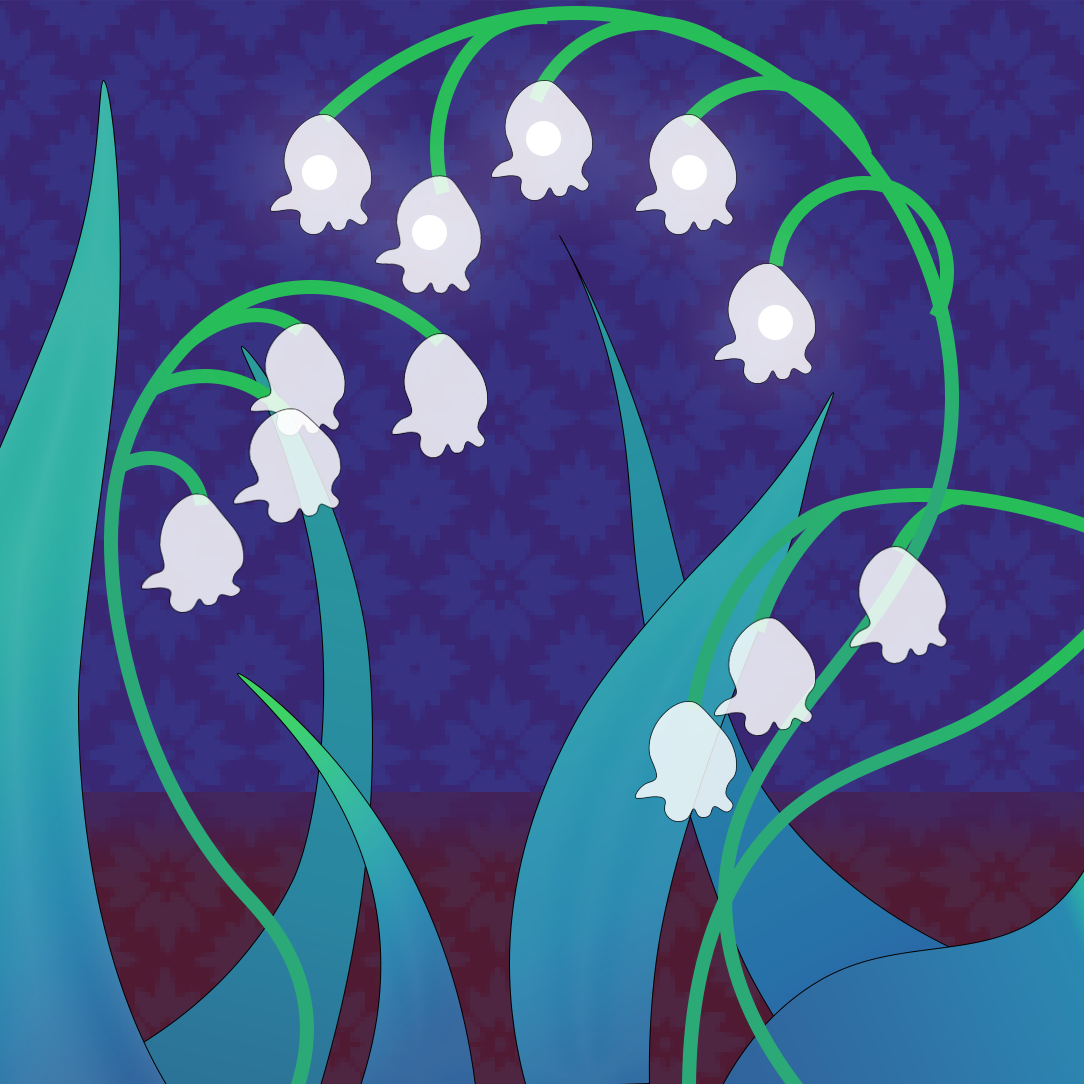
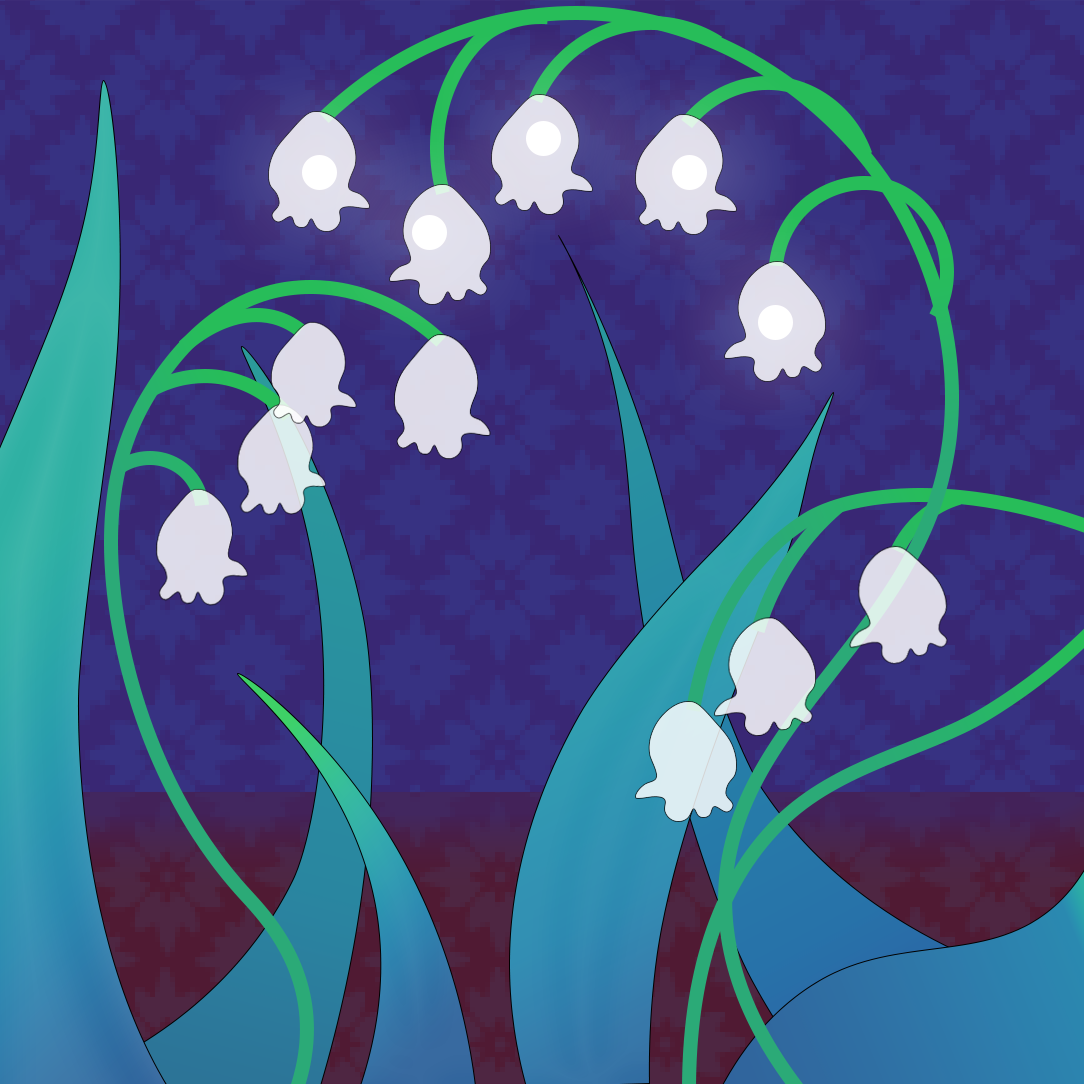
Layers edited between the first and the second w=1084, h=1084 image:
renamed "铃兰花2" to "图层 4", painted on it over 141, 321, 491, 613
added layer "图层 9" above "图层 8" over 268, 111, 370, 232
added layer "图层 8" above "图层 7" over 491, 94, 593, 215
added layer "图层 7" above "图层 6" over 389, 184, 491, 305
added layer "图层 6" above "图层 5" over 635, 114, 737, 235
added layer "图层 5" above "铃兰花2" over 724, 261, 826, 382
hid "铃兰花2" (2nd of 2) over 270, 80, 816, 384
painted on "树叶5" over 111, 516, 166, 960
painted on "树叶3" over 626, 466, 781, 1017
painted on "树叶2" over 558, 235, 950, 1017
painted on "树叶1" over 249, 371, 357, 524
